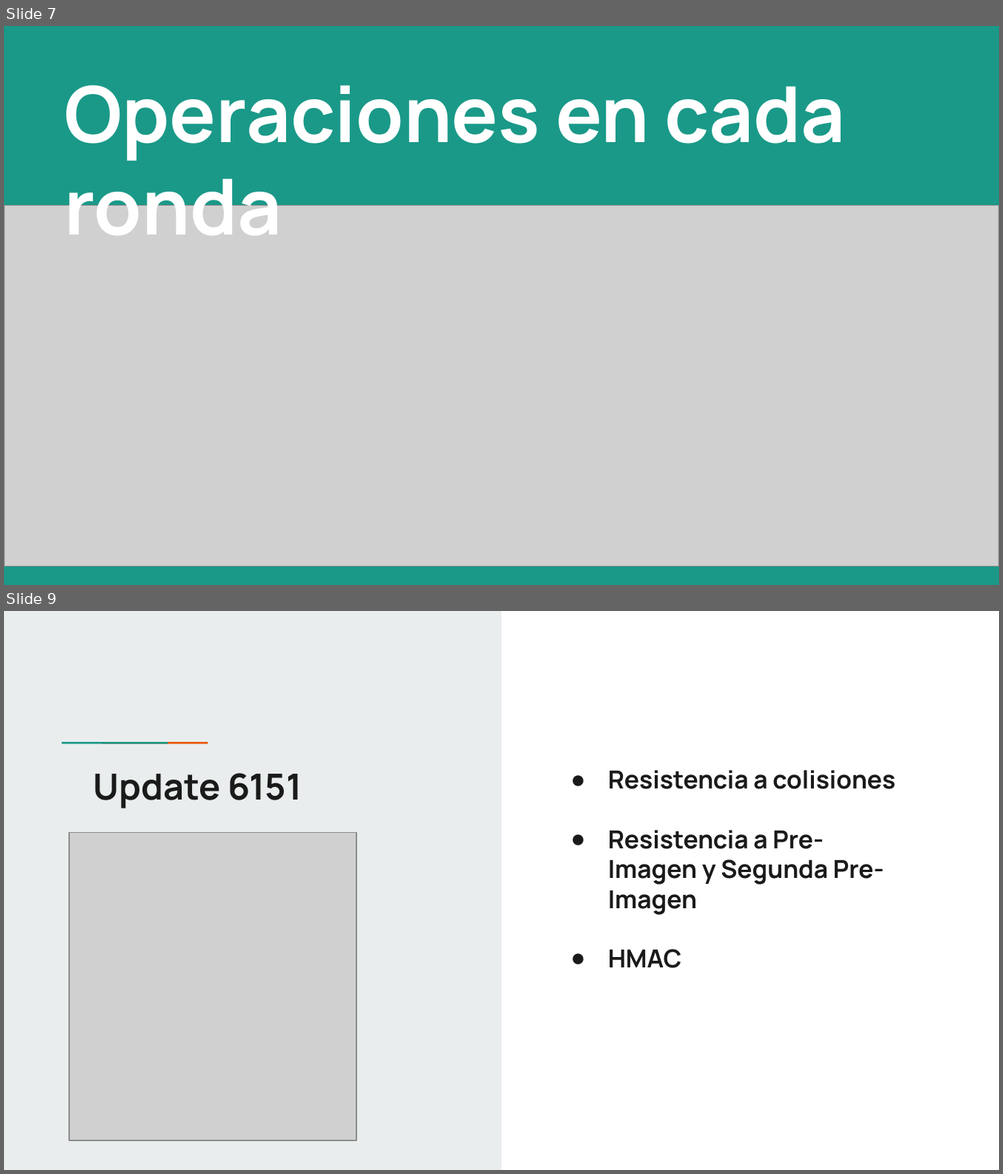
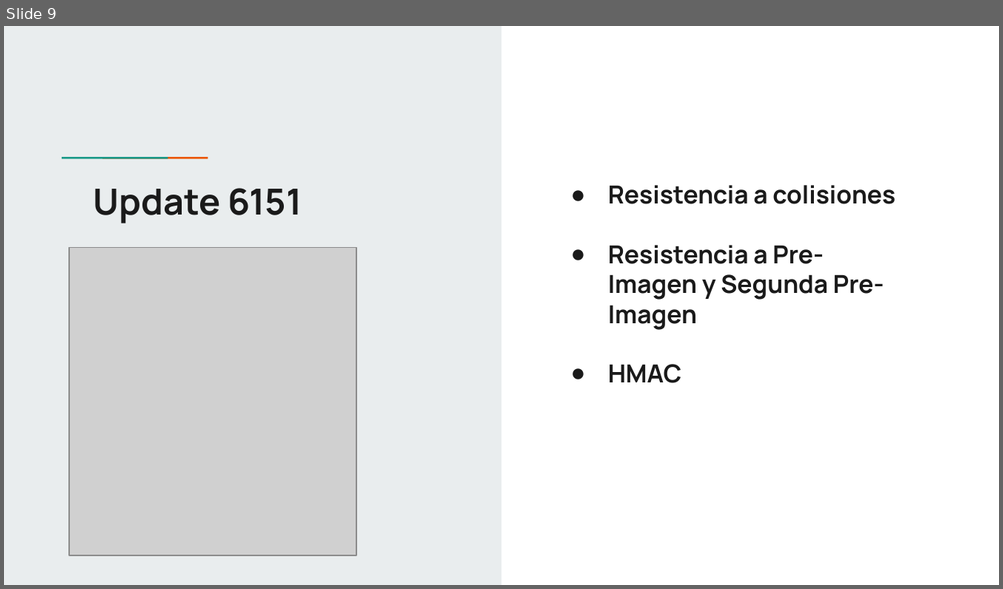
Before and after one commit to RVLareu/IntroASistemasDistribuidos, a slide deck: TrabajoPractico1/Presentacion/MD5.pptx. Shown one above the other, each under a label of ours: slides 7 and 9 before the commit, slide 9 after it; the slides between them are not shown. The pictures are 1003x1174 and 1003x589 pixels, drawn with LibreOffice and Linux fonts; fonts in the diff are those of the drawing; grey boxes stand for pictures. Boxes give left, top, right and bottom in pixels: in the first picture for what was removed or moved away, otherwise in the second. Text is boxed around its words. In the diff, an @@ line names an element or a change of style, - is before the commit and + after.

```diff
--- a/TrabajoPractico1/Presentacion/MD5.pptx
+++ b/TrabajoPractico1/Presentacion/MD5.pptx
@@ slide 7 removed at (x1=4, y1=26, x2=999, y2=585), background #1A9988 @@
@@ title removed at (x1=64, y1=85, x2=845, y2=235) @@
-Operaciones en cada ronda
@@ picture removed at (x1=4, y1=205, x2=999, y2=566) @@
```
Also in this commit, not shown: 1 slide changed, 2 slides added, 1 other slide removed.
